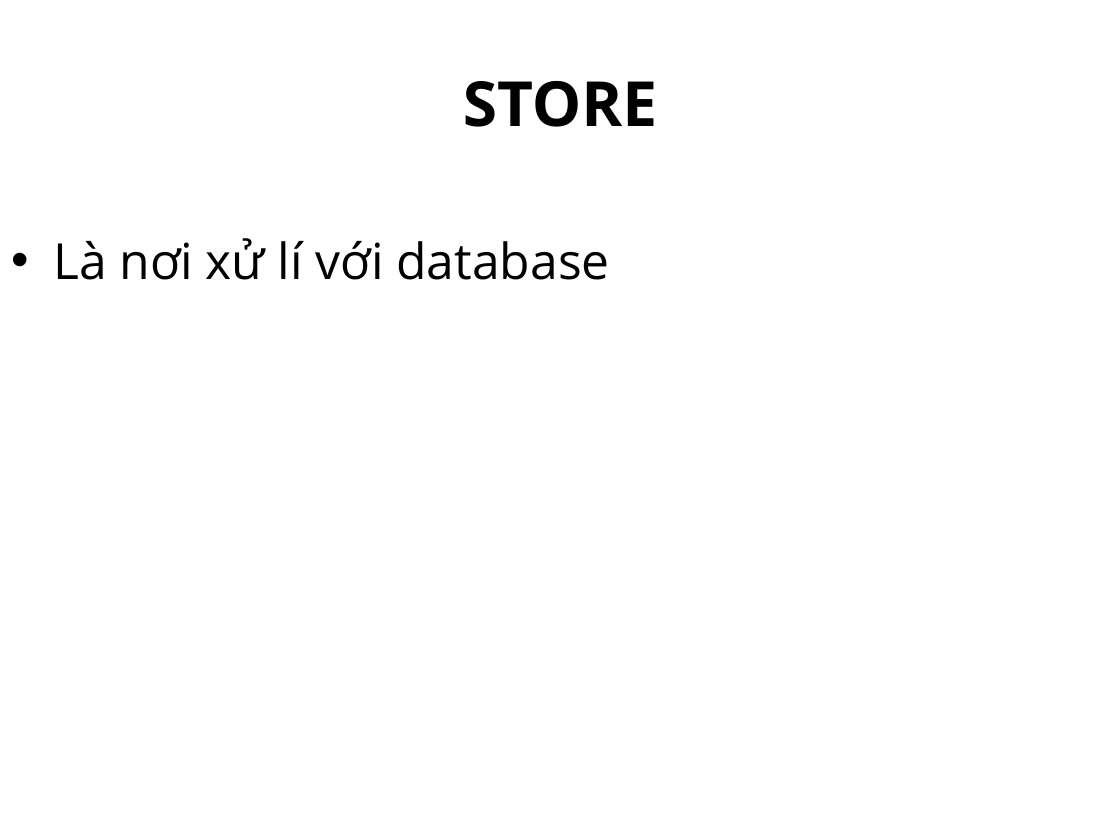
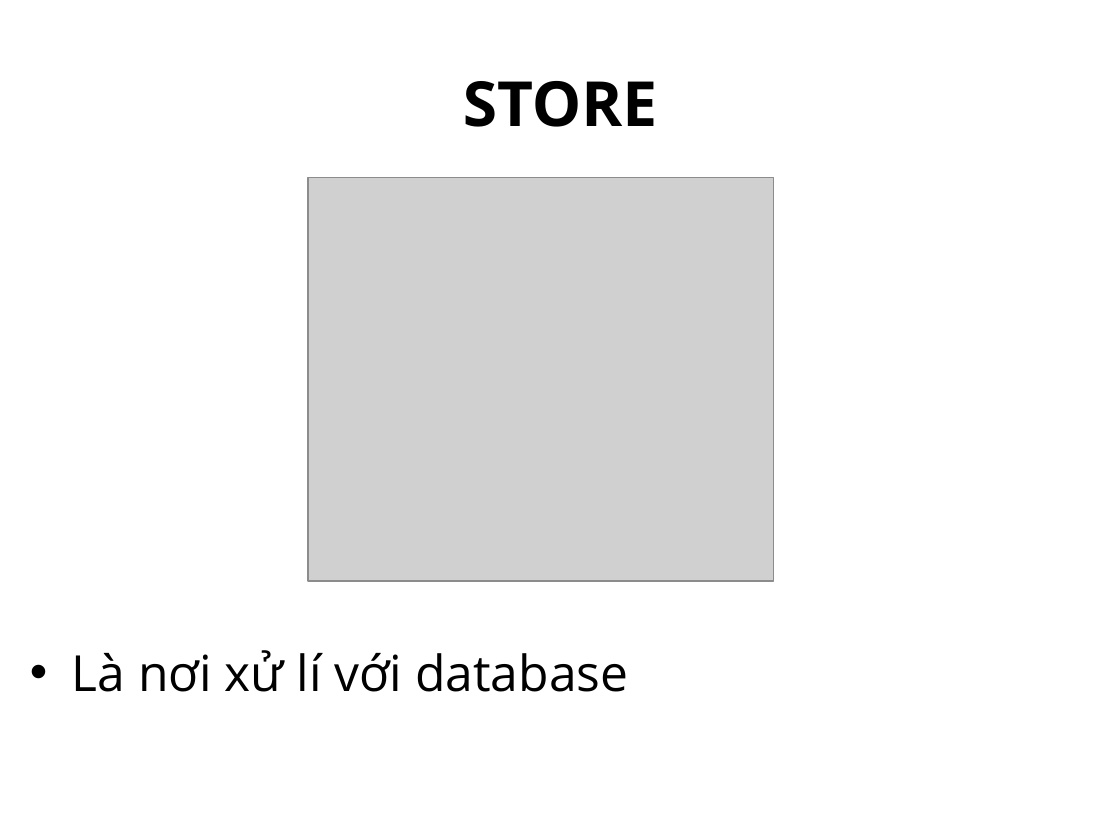
Before and after one commit to UDPT-2017/seminar-reactjs-flux-1412439-1412529, a slide deck: slide 14 of slide/Seminar.pptx. Drawn at 1120x840 pixels with LibreOffice and Linux fonts; fonts in the diff are those of the drawing; grey boxes stand for pictures. Boxes give left, top, right and bottom in pixels: in the first picture for what was removed or moved away, otherwise in the second. Text is boxed around its words. In the diff, an @@ line names an element or a change of style, - is before the commit and + after.

```diff
--- a/slide/Seminar.pptx
+++ b/slide/Seminar.pptx
@@ picture added at box(308, 177, 774, 580) @@
@@ subtitle "Là nơi xử lí với ...": place and size @@
-subtitle "Là nơi xử lí với ..." at box(53, 238, 610, 280)
+subtitle "Là nơi xử lí với ..." at box(72, 650, 628, 692)
```
Also in this commit, not shown: 3 other slides changed, 1 slide added.
